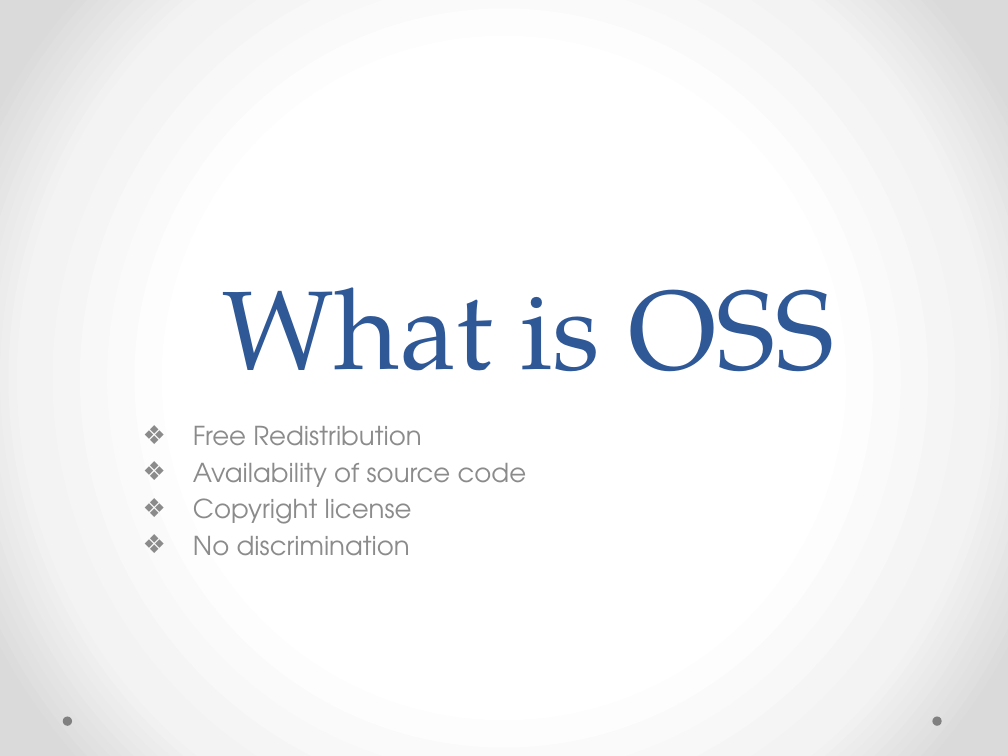
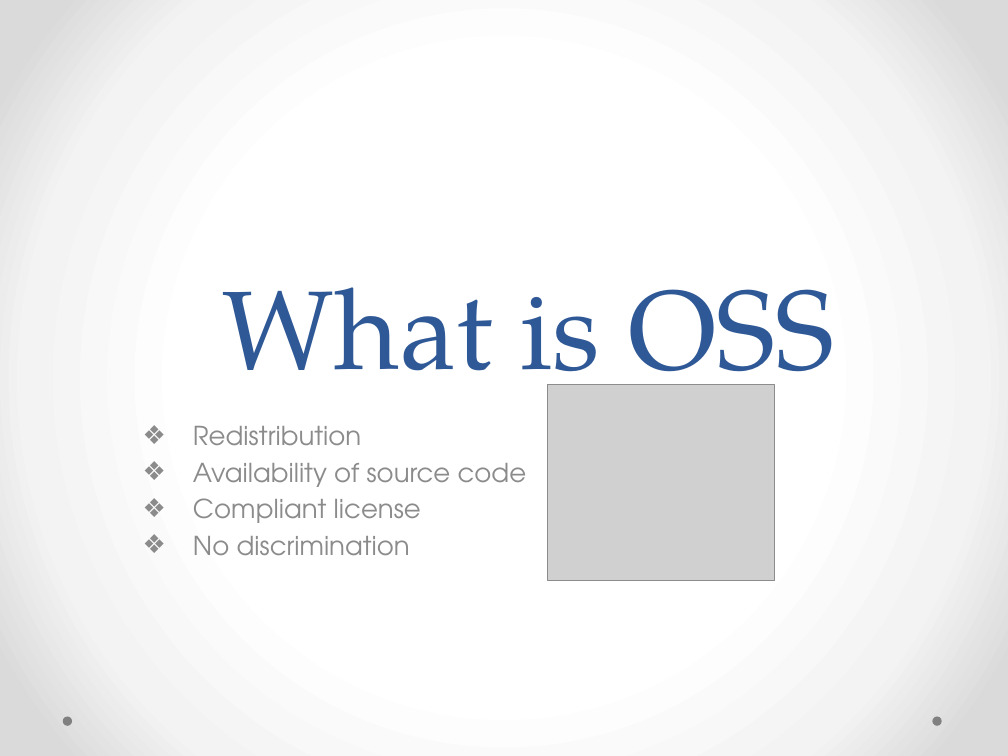
Before and after one commit to wldandan/artifacts, a slide deck: slide 5 of OSS intro.pptx. Drawn at 1008x756 pixels with LibreOffice and Linux fonts; fonts in the diff are those of the drawing; grey boxes stand for pictures. Boxes give left, top, right and bottom in pixels: in the first picture for what was removed or moved away, otherwise in the second. Text is boxed around its words. In the diff, an @@ line names an element or a change of style, - is before the commit and + after.

Commit message:
add opensource figure

```diff
--- a/OSS intro.pptx
+++ b/OSS intro.pptx
@@ picture added at box(547, 384, 774, 581) @@
@@ subtitle at box(193, 426, 361, 445): text changed @@
-❖ Free Redistribution
+❖ Redistribution
@@ subtitle at box(193, 498, 421, 523): text changed @@
-❖ Copyright license
+❖ Compliant license
```
